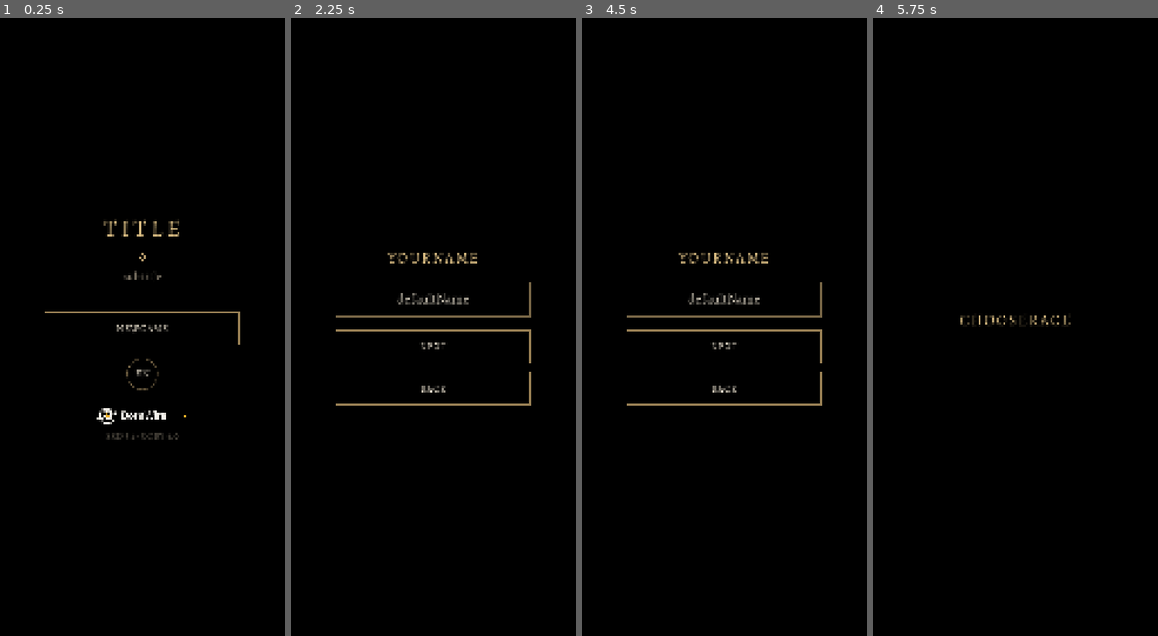
Above: before the commit, frames 1-4 (left to right).
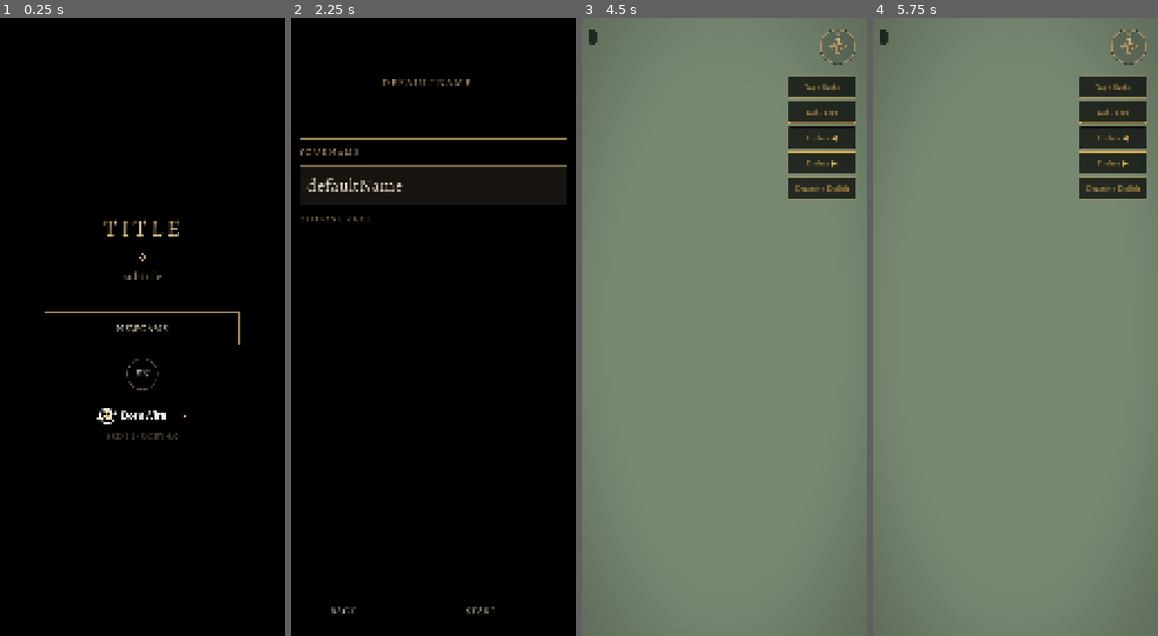
Above: after the commit, the same moments.

Repository: tramour-cmyk/androidapp_rpg_bornim
Game: Godot game, scene res://spiel.tscn
Two runs of this game, one before a commit and one after it. Both use one fixed random seed, a clock stepped at 60 frames per second and the inputs below.
Inputs (mouse positions are in pixels of both pictures, inside the frame that each line leads up to):
- Up to frame 1 (0.25 s): no input
- Up to frame 2 (2.25 s): click "EN" at 0.5 s; click "DE" at 1.25 s; click "NEWGAME" at 2 s
- Up to frame 3 (4.5 s): click "BACK" at 2.75 s; click "NEWGAME" at 3.5 s; click (770, 611) at 4.25 s, where only the run after the commit has a clickable "START"
- Up to frame 4 (5.75 s): click (1015, 345) at 5 s, where only the run before the commit has a clickable "NEXT"

The runs differ from the first frame. In frame 1, less than 0.1% of the frame differs, in the area x 46-60%, y 67-68%; in frame 2, 3.1%; in frame 3, 100%; in frame 4, 100%, in the area x 0-100%, y 0-100%.
Error before the commit: Invalid access to property or key 'voelker' on a base object of type 'Dictionary'. (res://skripte/hauptmenue.gd:204)
Error after the commit: Invalid access to property or key 'klassen' on a base object of type 'Dictionary'. (res://skripte/heldwerte.gd:283)

Commit message:
399.1 Erschaffung wie im alten Spiel (Chef 14:38 „Einfach mal das alte Spiel nehmen … so soll es im neuen halt auch schon“, 14:39 „an die Designvorgaben halten“): erschaffung.gd eine Seite wie CreateScreen.kt im schwarzen Look: oben fest der Held auf dem Drehteller und Name, Volk, Klasse, TP, RK, ZP, Werte; rollend Name, Volk mit Beschreibung, Bonus, Merkmal, Klasse mit Trefferwuerfel, Hauptattribut, Ruestung, Faehigkeiten der Stufe 1, Punktekauf mit Vorschlag; unten Zurueck und Abenteuer beginnen. HeroExport: Texte zu Voelkern, Klassen, Faehigkeiten, Attribute, Ruestungsarten. Punktekauf geht in den Helden (spiel.gd). Fremdpruefung: Rollbalken weg wie alt, Wertespalte mittig, Ziffern auf der Linie (lnum) wie alt. Noch nicht: Aussehen (376.1). Lokal: skripte_pruefen 0, spielstand_test 0 (Erschaffung mit Punktekauf), held_golden 0, laden_test 0, rast_test 0, core 0 [skip ci]
Co-Authored-By: Claude Opus 5.5 <noreply@anthropic.com>
Claude-Session: https://claude.ai/code/session_01Hmoj78yYW5A6kNGk6AMkqH

Diff:
--- /dev/null
+++ b/godot/skripte/erschaffung.gd
@@ -0,0 +1,340 @@
+class_name Erschaffung
+extends Control
+# 399.1 Erschaffung wie im alten Spiel (Chef 28.10., 14:38: „Einfach mal das alte Spiel nehmen … so soll es im neuen halt auch schon“;
+# 14:39 „an die Designvorgaben halten“): eine Seite wie CreateScreen.kt im schwarzen Look (LocalVeil): oben fest der Held, der sich
+# dreht, daneben Name, Volk, Klasse, TP, RK, ZP und die sechs Werte; darunter rollend Name, Volk mit Beschreibung, Bonus und Merkmal,
+# Klasse mit Beschreibung, Trefferwuerfel, Hauptattribut, Ruestung und den Faehigkeiten der Stufe 1, dann der Punktekauf mit
+# Vorschlag; unten fest Zurueck und Abenteuer beginnen. Masse in dp/sp wie alt (Theme.kt Txt, VeilHead, Panel, PixelButton).
+# Noch nicht wie alt: Aussehen (Geschlecht, Statur, Haut, Haar), bis der Held Varianten hat; Wahl des Spielstands.
+# Ende: Signal fertig({"name", "volk", "klasse", "werte"}) oder zurueck.
+
+signal fertig(wahl: Dictionary)
+signal zurueck
+
+const VOELKER := ["HUMAN", "ELF", "DWARF", "HALFLING", "HALF_ORC"]
+const KLASSEN := ["FIGHTER", "WIZARD", "ROGUE", "CLERIC"]
+const DP := AktionsKnopf.DP
+const HELD := "res://daten/held.bin"
+
+var name_ := ""
+var volk := "HUMAN"
+var klasse := "FIGHTER"
+var gekauft := {}                     # Punktekauf vor dem Volksbonus (Hero.suggestedScores, dann + und −)
+var rolle: ScrollContainer
+var inhalt: VBoxContainer
+var kopf: VBoxContainer               # Zusammenfassung neben dem Helden
+var drehteller: Node3D
+
+func _init() -> void:
+	name = "Erschaffung"
+
+func _ready() -> void:
+	set_anchors_and_offsets_preset(Control.PRESET_FULL_RECT)
+	name_ = Sprache.u("defaultName")
+	gekauft = Heldwerte.vorschlag(klasse)
+	var bg := ColorRect.new()
+	bg.color = Color.BLACK
+	bg.set_anchors_and_offsets_preset(Control.PRESET_FULL_RECT)
+	add_child(bg)
+	var rand := MarginContainer.new()
+	rand.set_anchors_and_offsets_preset(Control.PRESET_FULL_RECT)
+	for s in ["left", "right", "top", "bottom"]: rand.add_theme_constant_override("margin_" + s, int(12 * DP))
+	add_child(rand)
+	var spalte := VBoxContainer.new()
+	spalte.add_theme_constant_override("separation", int(10 * DP))
+	rand.add_child(spalte)
+	# oben fest: der Held und was er ist
+	var oben := HBoxContainer.new()
+	oben.add_theme_constant_override("separation", int(12 * DP))
+	oben.alignment = BoxContainer.ALIGNMENT_BEGIN
+	spalte.add_child(kasten(oben))
+	oben.add_child(vorschau())
+	kopf = VBoxContainer.new()
+	kopf.add_theme_constant_override("separation", 0)
+	kopf.size_flags_horizontal = Control.SIZE_EXPAND_FILL
+	kopf.size_flags_vertical = Control.SIZE_SHRINK_CENTER
+	oben.add_child(kopf)
+	# Mitte rollt
+	rolle = ScrollContainer.new()
+	rolle.horizontal_scroll_mode = ScrollContainer.SCROLL_MODE_DISABLED
+	rolle.vertical_scroll_mode = ScrollContainer.SCROLL_MODE_SHOW_NEVER   # wie alt ohne Balken (Helfer: grauer Balken klebte am Goldrand)
+	rolle.size_flags_vertical = Control.SIZE_EXPAND_FILL
+	spalte.add_child(rolle)
+	inhalt = VBoxContainer.new()
+	inhalt.size_flags_horizontal = Control.SIZE_EXPAND_FILL
+	inhalt.add_theme_constant_override("separation", int(10 * DP))
+	rolle.add_child(inhalt)
+	# unten fest: Zurueck (1) und Abenteuer beginnen (2)
+	var unten := HBoxContainer.new()
+	unten.add_theme_constant_override("separation", int(10 * DP))
+	spalte.add_child(unten)
+	var z := knopf(Sprache.u("back"), func(): zurueck.emit())
+	z.size_flags_stretch_ratio = 1.0
+	unten.add_child(z)
+	var los := knopf(Sprache.u("start"), func(): fertig.emit({"name": name_.strip_edges() if name_.strip_edges() != "" else Sprache.u("defaultName"),
+		"volk": volk, "klasse": klasse, "werte": gekauft.duplicate()}))
+	los.size_flags_stretch_ratio = 2.0
+	unten.add_child(los)
+	baue()
+
+func _process(dt: float) -> void:
+	if drehteller: drehteller.rotation.y += dt * TAU / 6.0   # eine Drehung in etwa sechs Sekunden wie alt
+
+# ---------------------------------------------------------------- Aufbau
+
+func baue() -> void:
+	var y := rolle.scroll_vertical
+	for c in inhalt.get_children():
+		inhalt.remove_child(c)
+		c.queue_free()
+	var d := Heldwerte.lade()
+	kopf_neu()
+	inhalt.add_child(kopfzeile(Sprache.u("yourName")))
+	inhalt.add_child(namensfeld())
+	inhalt.add_child(kopfzeile(Sprache.u("chooseRace")))
+	inhalt.add_child(wahl(VOELKER, volk, func(v): return Sprache.t(d["voelker"][v]["name"]), func(v): volk = v; baue()))
+	var vk := VBoxContainer.new()
+	vk.add_theme_constant_override("separation", 0)
+	var vd: Dictionary = d["voelker"][volk]
+	vk.add_child(txt(Sprache.t(vd["text"]), 15))
+	vk.add_child(luecke(4))
+	var bon := []
+	for a in Heldwerte.ATTRIBUTE:
+		if vd["bonus"].has(a): bon.append("%s %s" % [kurz(a), vorzeichen(int(vd["bonus"][a]))])
+	vk.add_child(txt("  ".join(PackedStringArray(bon)), 15))
+	vk.add_child(txt(Sprache.t(vd["merkmal"]), 15, Stil.GOLD))
+	inhalt.add_child(kasten(vk))
+	inhalt.add_child(kopfzeile(Sprache.u("chooseClass")))
+	inhalt.add_child(wahl(KLASSEN, klasse, func(k): return Sprache.t(d["klassen"][k]["name"]), func(k): klasse = k; gekauft = Heldwerte.vorschlag(k); baue()))
+	var kk := VBoxContainer.new()
+	kk.add_theme_constant_override("separation", 0)
+	var kd: Dictionary = d["klassen"][klasse]
+	kk.add_child(txt(Sprache.t(kd["text"]), 15))
+	kk.add_child(luecke(4))
+	kk.add_child(txt("%s: %s%d · %s: %s" % [Sprache.u("hitDie"), "W" if Sprache.aktiv() == "de" else "d", int(kd["trefferwuerfel"]), Sprache.u("primary"),
+		Sprache.t(d["attribute"][String(kd["haupt"])]["name"])], 15))
+	var ru: Array = (kd["ruestung"] as Array).map(func(r): return Sprache.t(d["ruestungsarten"][String(r)]))
+	kk.add_child(txt("%s: %s%s" % [Sprache.u("armorProf"), "—" if ru.is_empty() else ", ".join(PackedStringArray(ru)),
+		(" + " + Sprache.t(Heldwerte.grundform("shield"))) if bool(kd["schilde"]) else ""], 15))
+	kk.add_child(luecke(6))
+	for f in d["faehigkeiten"]:
+		var fd: Dictionary = d["faehigkeiten"][f]
+		if String(fd["klasse"]) != klasse or int(fd["stufe"]) != 1 or bool(fd.get("mars", false)): continue
+		kk.add_child(txt("• " + Sprache.t(fd["name"]), 15))
+		kk.add_child(txt(Sprache.t(fd["text"]), 14, Stil.DIM))
+	inhalt.add_child(kasten(kk))
+	punktekauf()
+	# die Rolle bleibt, wo sie war (sonst springt sie bei jeder Wahl nach oben)
+	await get_tree().process_frame
+	rolle.scroll_vertical = y
+
+func held() -> Heldwerte:
+	return Heldwerte.erschaffe(name_ if name_.strip_edges() != "" else "?", volk, klasse, gekauft)
+
+# HeroSummary: Name, Volk · Klasse · Stufe, TP RK ZP, die sechs Werte zu zweit
+func kopf_neu() -> void:
+	for c in kopf.get_children():
+		kopf.remove_child(c)
+		c.queue_free()
+	var h := held()
+	var d := Heldwerte.lade()
+	var n := Stil.zeile((name_ if name_.strip_edges() != "" else "?").to_upper(), 14, Stil.GOLD, 3.0)   # MenuHead
+	n.text_overrun_behavior = TextServer.OVERRUN_TRIM_ELLIPSIS
+	kopf.add_child(n)
+	kopf.add_child(txt("%s · %s · %s %d" % [Sprache.t(d["voelker"][volk]["name"]), Sprache.t(d["klassen"][klasse]["name"]), Sprache.u("level"), h.stufe], 14))
+	var w := "%s %d   %s %d" % [Sprache.u("hp"), h.max_tp(), Sprache.u("ac"), h.rk()]
+	if h.max_zp() > 0: w += "   %s %d" % [Sprache.u("sp"), h.max_zp()]
+	kopf.add_child(txt(w, 15))
+	kopf.add_child(luecke(4))
+	for i in range(0, 6, 2):
+		var r := HBoxContainer.new()
+		r.add_theme_constant_override("separation", 0)
+		for a in Heldwerte.ATTRIBUTE.slice(i, i + 2):
+			var l := txt("%s %d (%s)" % [kurz(a), h.wert(a), vorzeichen(h.mod(a))], 13)
+			l.autowrap_mode = TextServer.AUTOWRAP_OFF
+			l.custom_minimum_size.x = 104 * DP
+			r.add_child(l)
+		kopf.add_child(r)
+
+func namensfeld() -> Control:
+	var e := LineEdit.new()
+	e.text = name_
+	e.max_length = 12
+	e.add_theme_font_override("font", Stil.variante(0.5))
+	e.add_theme_font_size_override("font_size", int(round(24 * Stil.SP)))
+	e.add_theme_color_override("font_color", Stil.TEXT)
+	e.add_theme_color_override("caret_color", Stil.GOLD)
+	var s := Stil.kasten(Stil.RAISED, Stil.RIM, 1.0)
+	s.set_content_margin_all(12 * DP)
+	for z in ["normal", "focus"]: e.add_theme_stylebox_override(z, s)
+	e.text_changed.connect(func(t): name_ = t; kopf_neu())
+	e.text_submitted.connect(func(_t): e.release_focus())
+	return e
+
+# Choices: je Zeile drei Knoepfe gleicher Breite, der gewaehlte hervorgehoben
+func wahl(was: Array, gewaehlt: String, wort: Callable, nimm: Callable) -> Control:
+	var g := GridContainer.new()
+	g.columns = 3
+	g.add_theme_constant_override("h_separation", int(6 * DP))
+	g.add_theme_constant_override("v_separation", int(6 * DP))
+	for w in was:
+		var b := knopf(String(wort.call(w)), func(): nimm.call(w), w == gewaehlt)
+		b.size_flags_horizontal = Control.SIZE_EXPAND_FILL
+		g.add_child(b)
+	return g
+
+# PointBuy: Kopf mit Vorschlag, darunter Punkte uebrig, Hinweis, je Attribut Wert mit Bonus, Modifikator, − und +
+func punktekauf() -> void:
+	var de := Sprache.aktiv() == "de"
+	var summe := 0
+	for a in Heldwerte.ATTRIBUTE: summe += Heldwerte.punktkosten(int(gekauft[a]))
+	var alle := int(Heldwerte.regel("punktkauf"))
+	var uebrig := alle - summe
+	var kopfz := HBoxContainer.new()
+	var k := kopfzeile("Attribute verteilen" if de else "Assign ability scores")
+	k.size_flags_horizontal = Control.SIZE_EXPAND_FILL
+	k.size_flags_vertical = Control.SIZE_SHRINK_CENTER
+	kopfz.add_child(k)
+	var vor := knopf("Vorschlag" if de else "Suggest", func(): gekauft = Heldwerte.vorschlag(klasse); baue())
+	vor.custom_minimum_size = Vector2(0, 36 * DP)
+	vor.size_flags_horizontal = Control.SIZE_SHRINK_END
+	vor.clip_text = false
+	kopfz.add_child(vor)
+	inhalt.add_child(kopfz)
+	var p := VBoxContainer.new()
+	p.add_theme_constant_override("separation", int(4 * DP))
+	p.add_child(txt(("Punkte übrig: " if de else "Points left: ") + "%d / %d" % [uebrig, alle], 15, Stil.WARN if uebrig > 0 else Stil.TEXT))
+	p.add_child(txt("Werte 8–15 vor Volksbonus. Höhere Werte kosten mehr (14: 7 Punkte, 15: 9 Punkte)." if de
+		else "Scores 8–15 before racial bonus. Higher scores cost more (14: 7 points, 15: 9 points).", 12, Stil.DIM))
+	var d := Heldwerte.lade()
+	var lo := int(Heldwerte.regel("punktkauf_min"))
+	var hi := int(Heldwerte.regel("punktkauf_max"))
+	for a in Heldwerte.ATTRIBUTE:
+		var v := int(gekauft[a])
+		var bon := int(d["voelker"][volk]["bonus"].get(a, 0))
+		var r := HBoxContainer.new()
+		r.add_theme_constant_override("separation", 0)
+		var n := txt(Sprache.t(d["attribute"][a]["name"]) + (" ★" if a == String(d["klassen"][klasse]["haupt"]) else ""), 14)
+		n.size_flags_horizontal = Control.SIZE_EXPAND_FILL
+		n.autowrap_mode = TextServer.AUTOWRAP_OFF
+		n.text_overrun_behavior = TextServer.OVERRUN_TRIM_ELLIPSIS
+		n.size_flags_vertical = Control.SIZE_SHRINK_CENTER
+		r.add_child(n)
+		for z in [[str(v + bon), 16, Stil.TEXT, 30], ["+%d" % bon if bon > 0 else "", 12, Stil.GOLD, 30], ["(%s)" % vorzeichen(Heldwerte.mod_von(v + bon)), 13, Stil.DIM, 40]]:
+			var l := txt(z[0], z[1], z[2])
+			l.autowrap_mode = TextServer.AUTOWRAP_OFF
+			l.custom_minimum_size.x = z[3] * DP
+			l.horizontal_alignment = HORIZONTAL_ALIGNMENT_CENTER   # Helfer: „Charisma10“ klebte am Namen
+			l.size_flags_vertical = Control.SIZE_SHRINK_CENTER
+			r.add_child(l)
+		var weg := knopf("−", func(): gekauft[a] = v - 1; baue())
+		weg.custom_minimum_size = Vector2(44, 36) * DP
+		weg.disabled = v <= lo
+		r.add_child(weg)
+		r.add_child(luecke(0, 6))
+		var dazu := knopf("+", func(): gekauft[a] = v + 1; baue())
+		dazu.custom_minimum_size = Vector2(44, 36) * DP
+		dazu.disabled = not (v < hi and Heldwerte.punktkosten(v + 1) - Heldwerte.punktkosten(v) <= uebrig)
+		r.add_child(dazu)
+		p.add_child(r)
+	inhalt.add_child(kasten(p))
+
+# HeroTurntable: der Held dreht sich langsam; Tippen dreht ihn um eine Viertelrunde weiter
+func vorschau() -> Control:
+	var c := SubViewportContainer.new()
+	c.stretch = true
+	c.custom_minimum_size = Vector2(150, 230) * 0.62 * DP
+	c.size_flags_vertical = Control.SIZE_SHRINK_CENTER
+	if not FileAccess.file_exists(HELD): return c
+	var v := SubViewport.new()
+	v.own_world_3d = true
+	v.transparent_bg = true
+	v.msaa_3d = Viewport.MSAA_4X
+	c.add_child(v)
+	var welt := WorldEnvironment.new()
+	welt.environment = Environment.new()
+	welt.environment.ambient_light_source = Environment.AMBIENT_SOURCE_COLOR
+	welt.environment.ambient_light_color = Color(0.55, 0.5, 0.45)
+	v.add_child(welt)
+	var sonne := DirectionalLight3D.new()   # warm von vorn oben links wie der Lichtkegel des Hauptmenues
+	sonne.light_color = Color(1.0, 0.92, 0.8)
+	sonne.rotation_degrees = Vector3(-40, -30, 0)
+	v.add_child(sonne)
+	var kam := Camera3D.new()
+	kam.fov = 26.0
+	kam.position = Vector3(0, 1.0, 4.4)
+	kam.rotation_degrees.x = -4.0
+	v.add_child(kam)
+	drehteller = Node3D.new()
+	v.add_child(drehteller)
+	var modell := Gebiet.lade_glb(HELD)
+	if modell == null: return c
+	drehteller.add_child(modell)
+	var mats := []
+	Gebiet.male(modell, null, 2, mats)
+	for m in mats:
+		(m as ShaderMaterial).set_shader_parameter("metall", 1.0)
+		(m as ShaderMaterial).set_shader_parameter("licht_dir", Basis.from_euler(sonne.rotation).z)   # zur Sonne wie Licht.richtung
+	var anim := Gebiet.finde(modell, "AnimationPlayer") as AnimationPlayer
+	if anim:
+		Gebiet.bewegungen(anim, ["Stehen"])
+		if anim.has_animation("Stehen"): anim.play("Stehen")
+	c.gui_input.connect(func(e):
+		if e is InputEventMouseButton and e.pressed: drehteller.rotation.y += TAU / 4.0)
+	return c
+
+# ---------------------------------------------------------------- Bausteine wie Theme.kt im schwarzen Look
+
+func kurz(a: String) -> String: return Sprache.t(Heldwerte.lade()["attribute"][a]["kurz"])
+static func vorzeichen(n: int) -> String: return "+%d" % n if n >= 0 else str(n)
+
+# Txt auf Schwarz: Alegreya, 0,95 der Groesse, nie kleiner als 13,7 sp, leicht gesperrt
+func txt(t: String, groesse_sp: float, farbe := Stil.TEXT) -> Label:
+	var l := Stil.zeile(t, maxf(groesse_sp, 13.7) * 0.95, farbe, 0.2)
+	l.autowrap_mode = TextServer.AUTOWRAP_WORD_SMART
+	l.size_flags_horizontal = Control.SIZE_EXPAND_FILL
+	return l
+
+# VeilHead: klein, gesperrte Versalien in Gold
+func kopfzeile(t: String) -> Label:
+	return Stil.zeile(t.to_upper(), 12, Stil.GOLD, 3.0)
+
+func luecke(hoch_dp: float, breit_dp := 0.0) -> Control:
+	var c := Control.new()
+	c.custom_minimum_size = Vector2(breit_dp, hoch_dp) * DP
+	return c
+
+# Panel auf Schwarz: Rand 1 dp Veil.line, innen 14 dp seitlich, 10 dp oben und unten
+func kasten(innen: Control) -> PanelContainer:
+	var p := PanelContainer.new()
+	var s := Stil.kasten(Color.BLACK, Stil.LINE, 1.0)
+	s.content_margin_left = 14 * DP; s.content_margin_right = 14 * DP
+	s.content_margin_top = 10 * DP; s.content_margin_bottom = 10 * DP
+	p.add_theme_stylebox_override("panel", s)
+	p.size_flags_horizontal = Control.SIZE_EXPAND_FILL
+	p.add_child(innen)
+	return p
+
+# PixelButton auf Schwarz: 48 dp, Versalien 13 sp gesperrt 1,2 sp; gewaehlt Veil.raised mit 1,5 dp Veil.bright; gesperrt blass
+func knopf(t: String, was: Callable, gewaehlt := false) -> Button:
+	var b := Button.new()
+	b.text = t.to_upper()
+	b.custom_minimum_size = Vector2(0, 48 * DP)
+	b.size_flags_horizontal = Control.SIZE_EXPAND_FILL
+	b.clip_text = true
+	b.add_theme_font_override("font", Stil.variante(1.2))
+	b.add_theme_font_size_override("font_size", int(round(13 * Stil.SP)))
+	var farbe := Stil.BRIGHT if gewaehlt else Stil.TEXT
+	for z in ["font_color", "font_hover_color", "font_focus_color", "font_hover_pressed_color"]: b.add_theme_color_override(z, farbe)
+	b.add_theme_color_override("font_pressed_color", Stil.BRIGHT)
+	b.add_theme_color_override("font_disabled_color", Color(Stil.DIM, 0.6))
+	var normal := Stil.kasten(Stil.RAISED, Stil.BRIGHT, 1.5) if gewaehlt else Stil.kasten(Color.BLACK, Stil.LINE, 1.0)
+	var gedrueckt := Stil.kasten(Stil.RAISED, Stil.BRIGHT, 1.5)
+	var blass := Stil.kasten(Color.BLACK, Color(Stil.DIM, 0.4), 1.0)
+	for s in [normal, gedrueckt, blass]:
+		s.content_margin_left = 6 * DP; s.content_margin_right = 6 * DP
+	for z in ["normal", "hover", "focus"]: b.add_theme_stylebox_override(z, normal)
+	b.add_theme_stylebox_override("pressed", gedrueckt)
+	b.add_theme_stylebox_override("disabled", blass)
+	b.pressed.connect(was)
+	return b
--- a/godot/skripte/hauptmenue.gd
+++ b/godot/skripte/hauptmenue.gd
@@ -1,7 +1,7 @@
 class_name Hauptmenue
 extends Control
 # 399 (Chef 28.10., 12:34: spielbar zuerst): Hauptmenue (292) und Erschaffung. Fortsetzen, wenn ein Spielstand liegt; Neues Spiel fuehrt
-# durch Name, Volk, Klasse, Zusammenfassung. Ende: Signal fertig({"laden": true}) oder fertig({"name", "volk", "klasse"}).
+# in die Erschaffung (erschaffung.gd). Ende: Signal fertig({"laden": true}) oder fertig({"name", "volk", "klasse", "werte"}).
 # 399.1 (Test 130, Chef 14:38: „Einfach mal das alte Spiel nehmen … so soll es im neuen halt auch schon“; 14:39 „an die
 # Designvorgaben halten“): Aussehen wie App.kt MainMenuColumn (292.3, Entwurf A): schwarz, Titel gross in gesperrten Versalien, Zier,
 # Kapitelzeile, das Bild der vier im warmen Lichtkegel (assets/menu/hauptmenue.jpg, im Bau kopiert), Hauptweg golden umrandet,
@@ -10,14 +10,11 @@
 
 signal fertig(wahl: Dictionary)
 
-const VOELKER := ["HUMAN", "ELF", "DWARF", "HALFLING", "HALF_ORC"]
-const KLASSEN := ["FIGHTER", "WIZARD", "ROGUE", "CLERIC"]
 const DP := AktionsKnopf.DP
 const BILD := "res://daten/hauptmenue.bild"   # JPEG aus app/src/main/assets/menu, im Bau kopiert (godot.yml)
 const LOGO := "res://bilder/logo-quer.svg"
 var st: Steuerung
 var box: VBoxContainer
-var wahl := {}
 
 # Zier unter dem Titel wie alt: Linie 80 dp aus dem Nichts zum Rand, Raute 7 dp mit Goldrand, Linie zurueck ins Nichts
 class Zier extends Control:
@@ -165,7 +162,7 @@
 		hauptknopf("Weiter" if Sprache.aktiv() == "de" else "Continue", "%s · %s %d · %s" % [h.get("name", ""), Sprache.u("level"), int(h.get("stufe", 1)), ort],
 			func(): fertig.emit({"laden": true}))
 		abstand(12)
-	knopf(Sprache.u("newGame"), name_waehlen)
+	knopf(Sprache.u("newGame"), erschaffung)
 	abstand(18)
 	rundzeichen("DE" if Sprache.aktiv() == "de" else "EN", func(): Sprache.wechsle(); titel())
 	abstand(22)
@@ -175,54 +172,9 @@
 	var vz := zeile(("v%s · " % v if v != "" else "") + "SRD 5.1 · CC BY 4.0", 12, Color(Stil.DIM, 0.75), 0.5)
 	vz.autowrap_mode = TextServer.AUTOWRAP_OFF
 
-func name_waehlen() -> void:
-	leer()
-	zeile(Sprache.u("yourName").to_upper(), 20, Stil.BRIGHT, 3.0)
-	abstand(18)
-	var e := LineEdit.new()
-	e.text = String(wahl.get("name", Sprache.u("defaultName")))
-	e.max_length = 16
-	e.alignment = HORIZONTAL_ALIGNMENT_CENTER
-	e.custom_minimum_size = Vector2(280, 52) * DP
-	e.add_theme_font_override("font", Stil.variante(0.5))
-	e.add_theme_font_size_override("font_size", int(round(18 * Stil.SP)))
-	e.add_theme_color_override("font_color", Stil.TEXT)
-	for z in ["normal", "focus"]: e.add_theme_stylebox_override(z, Stil.kasten(Color.BLACK, Stil.RIM, 1.0))
-	mittig(e)
-	abstand(18)
-	knopf(Sprache.u("next"), func():
-		wahl["name"] = e.text.strip_edges() if e.text.strip_edges() != "" else Sprache.u("defaultName")
-		volk_waehlen())
-	abstand(12)
-	knopf(Sprache.u("back"), titel)
-
-func volk_waehlen() -> void:
-	leer()
-	zeile(Sprache.u("chooseRace").to_upper(), 20, Stil.BRIGHT, 3.0)
-	abstand(18)
-	for v in VOELKER:
-		knopf(Sprache.t(Heldwerte.lade()["voelker"][v]["name"]), func(): wahl["volk"] = v; klasse_waehlen())
-		abstand(10)
-	abstand(8)
-	knopf(Sprache.u("back"), name_waehlen)
-
-func klasse_waehlen() -> void:
-	leer()
-	zeile(Sprache.u("chooseClass").to_upper(), 20, Stil.BRIGHT, 3.0)
-	abstand(18)
-	for k in KLASSEN:
-		knopf(Sprache.t(Heldwerte.lade()["klassen"][k]["name"]), func(): wahl["klasse"] = k; zusammenfassung())
-		abstand(10)
-	abstand(8)
-	knopf(Sprache.u("back"), volk_waehlen)
-
-func zusammenfassung() -> void:
-	leer()
-	zeile(Sprache.u("summary").to_upper(), 20, Stil.BRIGHT, 3.0)
-	abstand(14)
-	var d: Dictionary = Heldwerte.lade()
-	zeile("%s · %s · %s" % [wahl["name"], Sprache.t(d["voelker"][wahl["volk"]]["name"]), Sprache.t(d["klassen"][wahl["klasse"]]["name"])], 17, Stil.TEXT, 0.3)
-	abstand(22)
-	knopf(Sprache.u("start"), func(): fertig.emit(wahl.duplicate()))
-	abstand(12)
-	knopf(Sprache.u("back"), klasse_waehlen)
+# 399.1 Erschaffung wie alt (erschaffung.gd): eine Seite ueber dem Menue; Zurueck fuehrt ins Hauptmenue
+func erschaffung() -> void:
+	var e := Erschaffung.new()
+	add_child(e)
+	e.zurueck.connect(func(): e.queue_free(); titel())
+	e.fertig.connect(func(w): fertig.emit(w))
--- a/godot/skripte/spiel.gd
+++ b/godot/skripte/spiel.gd
@@ -71,7 +71,7 @@
 			betrete(String(o["karte"]), Vector2i(int(o["x"]), int(o["y"])), String(o["blick"]))
 			return
 		zustand.name = String(w.get("name", zustand.name))
-		werte = Heldwerte.erschaffe(zustand.name, String(w.get("volk", "HUMAN")), String(w.get("klasse", "FIGHTER")), {}, zustand.neue_uid)
+		werte = Heldwerte.erschaffe(zustand.name, String(w.get("volk", "HUMAN")), String(w.get("klasse", "FIGHTER")), w.get("werte", {}), zustand.neue_uid)   # 399.1 Punktekauf
 	betrete(START, START_KACHEL, "DOWN")
 	bilder()
 	gang_film()
--- a/godot/skripte/stil.gd
+++ b/godot/skripte/stil.gd
@@ -12,6 +12,7 @@
 const RIM := Color("b59a6aaa")      # Veil.rim
 const LINE := Color("9a8155")       # Veil.line
 const RAISED := Color("17140f")     # Veil.raised
+const WARN := Color("d9785a")       # Veil.warn (399.1 Erschaffung: Punkte uebrig)
 const SP := AktionsKnopf.DP * 1.04  # sp mit TypeLook.scale fuer Alegreya (Theme.kt scales[2])
 
 static var _schrift: FontFile
@@ -28,6 +29,7 @@
 		var v := FontVariation.new()
 		v.base_font = schrift()
 		v.spacing_glyph = int(round(sperrung_sp * SP))
+		v.opentype_features = {TextServerManager.get_primary_interface().name_to_tag("lnum"): 1}   # Ziffern auf der Linie wie alt (Theme.kt Txt „lnum“); Alegreya hat sonst Mediaevalziffern
 		if schraeg: v.variation_transform = Transform2D(Vector2(1, 0), Vector2(0.2, 1), Vector2.ZERO)
 		_varianten[k] = v
 	return _varianten[k]
--- a/godot/tests/oberflaeche_bild.gd
+++ b/godot/tests/oberflaeche_bild.gd
@@ -30,8 +30,14 @@
 	var menue := Hauptmenue.new(ui)
 	ebene.add_child(menue)
 	await _bild("menue")
-	menue.name_waehlen()
-	await _bild("menue_name")
+	menue.erschaffung()
+	await _bild("erschaffung")
+	var e: Erschaffung = menue.get_node("Erschaffung")
+	e.volk = "DWARF"; e.klasse = "WIZARD"; e.gekauft = Heldwerte.vorschlag("WIZARD")
+	e.baue()
+	await _bild("erschaffung_zwerg_magier")
+	e.rolle.scroll_vertical = 100000
+	await _bild("erschaffung_unten")
 	ebene.queue_free()
 	ui.sage([{"wer": "Rowena", "text": "Probetext mit Sprecher: zwei Zeilen lang, damit Umbruch, Zeilenhöhe und Rand zu sehen sind."}])
 	await _bild("text_sprecher")
--- a/godot/tests/spielstand_test.gd
+++ b/godot/tests/spielstand_test.gd
@@ -30,12 +30,27 @@
 		await process_frame
 		var bs: Array = m.box.get_children().filter(func(c): return c is Button and not c.is_queued_for_deletion())
 		bs[i].pressed.emit()
-	await druecke.call(0)   # Neues Spiel (ohne Spielstand der erste Knopf)
-	await druecke.call(0)   # Weiter mit dem vorgeschlagenen Namen
-	await druecke.call(2)   # Volk: Zwerg
-	await druecke.call(3)   # Klasse: Kleriker
-	await druecke.call(0)   # Abenteuer beginnen
+	await druecke.call(0)   # Neues Spiel (ohne Spielstand der erste Knopf): 399.1 Erschaffung auf einer Seite (erschaffung.gd)
+	await process_frame
+	var e: Erschaffung = m.get_node("Erschaffung")
+	var knoepfe := func() -> Array:
+		await process_frame
+		return e.find_children("*", "Button", true, false).filter(func(c): return not c.is_queued_for_deletion())
+	var bs: Array = await knoepfe.call()
+	bs[2].pressed.emit()    # Volk: Zwerg (Reihe Mensch, Elf, Zwerg, Halbling, Halbork)
+	bs = await knoepfe.call()
+	bs[5 + 3].pressed.emit()   # Klasse: Kleriker (Kaempfer, Magier, Schurke, Kleriker)
+	bs = await knoepfe.call()
+	var minus: Button = bs[5 + 4 + 1]   # nach Vorschlag: − und + je Attribut, STR zuerst
+	minus.pressed.emit()    # STR einen weniger, ein Punkt frei
+	bs = await knoepfe.call()
+	bs[bs.size() - 1].pressed.emit()   # Abenteuer beginnen (unten rechts)
+	await process_frame
 	print("Hauptmenue: %s" % ergebnis)
 	if ergebnis.get("volk") != "DWARF" or ergebnis.get("klasse") != "CLERIC" or String(ergebnis.get("name", "")) == "": fehler += 1; print("FEHLER Hauptmenue")
+	var vor := Heldwerte.vorschlag("CLERIC")
+	if int(ergebnis.get("werte", {}).get("STR", 0)) != int(vor["STR"]) - 1 or not Heldwerte.gueltiger_kauf(ergebnis.get("werte", {})): fehler += 1; print("FEHLER Punktekauf")
+	var h3 := Heldwerte.erschaffe(String(ergebnis["name"]), "DWARF", "CLERIC", ergebnis["werte"])
+	if h3.basis["STR"] != int(vor["STR"]) - 1 + 1: fehler += 1; print("FEHLER Punktekauf im Helden: STR %d" % h3.basis["STR"])   # Zwerg STR +1
 	print("SPIELSTAND %d Fehler" % fehler)
 	quit(1 if fehler else 0)
Not shown, added: godot/skripte/erschaffung.gd.uid
Not shown, changed: core/src/main/kotlin/de/bornim/core/HeroExport.kt
